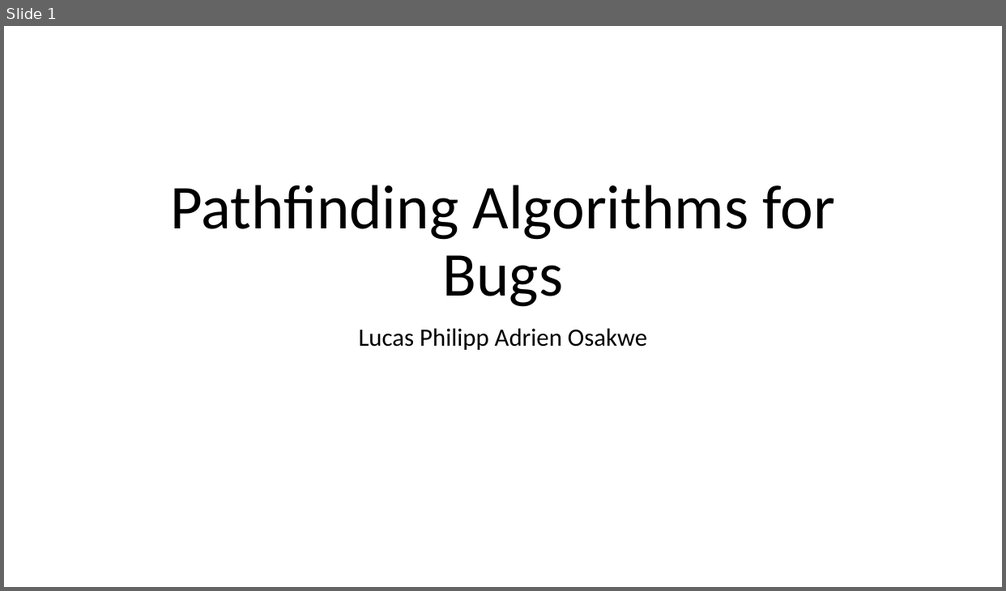
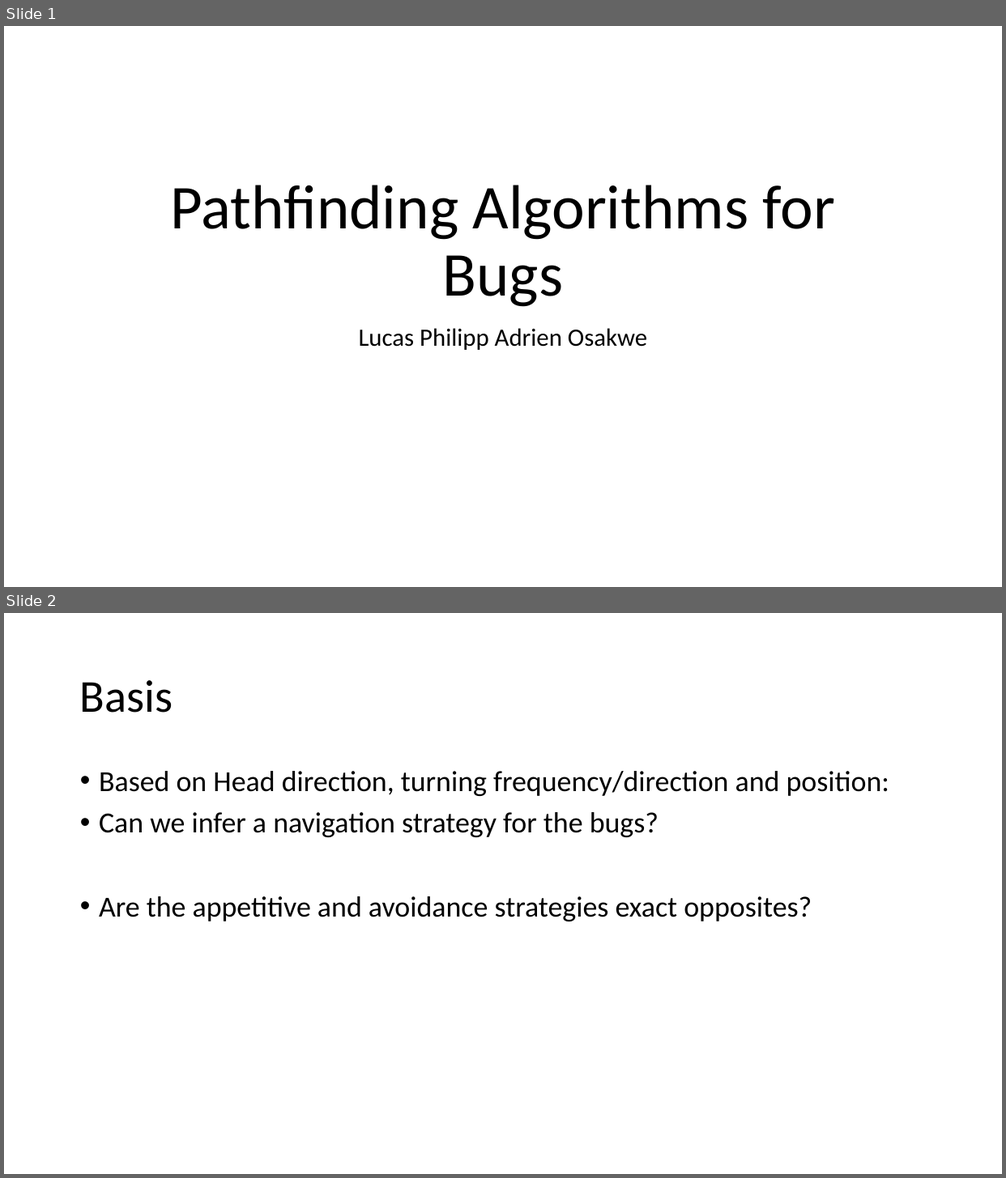
Before and after one commit to aosakwe/QLSC600_M6_A2, a slide deck: QLSC600_M6_Presentation.pptx. Shown one above the other, each under a label of ours: slide 1 before the commit, slides 1 and 2 after it. The pictures are 1006x591 and 1006x1178 pixels, drawn with LibreOffice and Linux fonts; fonts in the diff are those of the drawing. Boxes give left, top, right and bottom in pixels: in the first picture for what was removed or moved away, otherwise in the second. Text is boxed around its words. In the diff, an @@ line names an element or a change of style, - is before the commit and + after.

Commit message:
Updated slides

```diff
--- a/QLSC600_M6_Presentation.pptx
+++ b/QLSC600_M6_Presentation.pptx
@@ slide 2 added at (x1=4, y1=613, x2=1002, y2=1174), background #FFFFFF @@
@@ title added at (x1=80, y1=680, x2=173, y2=713), 44 pt, text #000000 @@
+Basis
@@ text added at (x1=99, y1=771, x2=889, y2=922), 28 pt, text #000000 @@
+• Based on Head direction, turning frequency/direction and position:
+• Can we infer a navigation strategy for the bugs?
+• Are the appetitive and avoidance strategies exact opposites?
```
Also in this commit, not shown: 7 other slides added, 3 slides removed.
